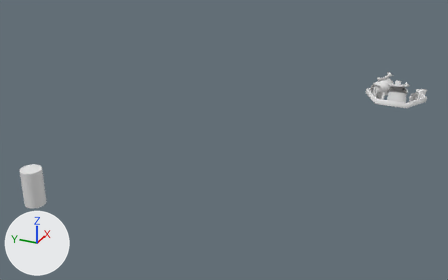
One commit to the Blender file Graphics/Graphics/AdventureObjects.blend: the scene before it, then after it.
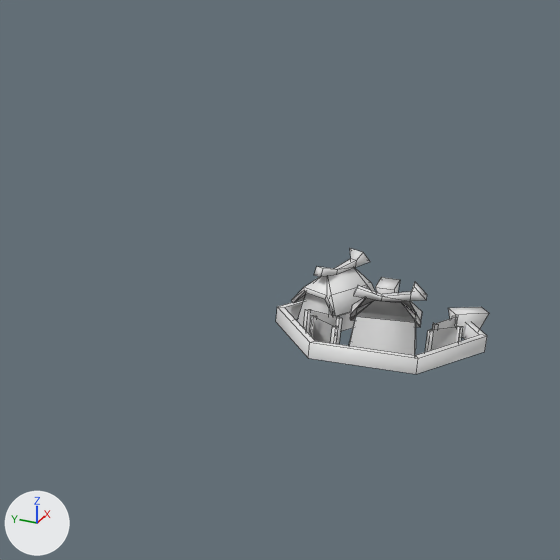
Old and new are each drawn whole from a 50 mm lens placed at (-20.2, -2.79, 7.35), pointed at (-5.54, 3.8, 0.03) and again close up on the part from 64% to 100% of the width and 0% to 58% of the height. The lights are fixed; the arrows at lower left show +X, +Y and +Z. The close-ups show mesh edges as thin lines.

Objects in the first close-up: 'HexCell'.
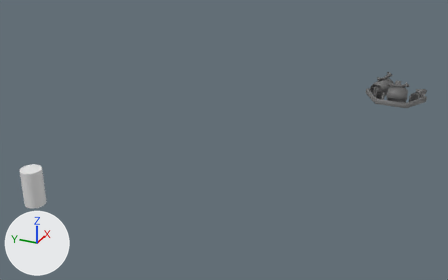
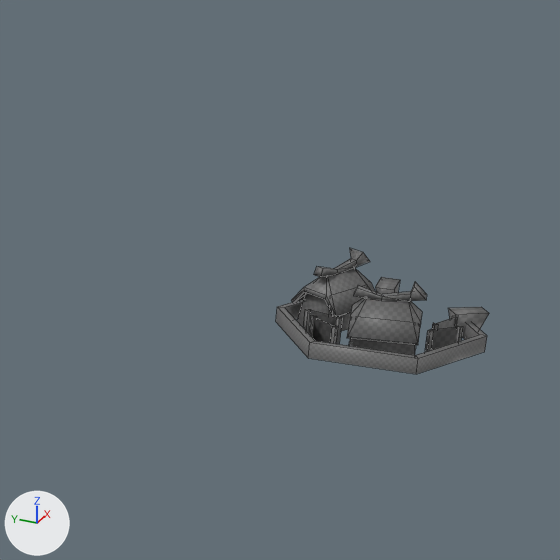
Boxes [x1, y1, x2, y2] around the edits, measured in the close-ups (560 x 560 px; the box of a moved part takes in the faces that stretch with it):
part 1 of me_hexcell, moved or reshaped: before [303, 309, 463, 348]; after [303, 298, 463, 348]
part 2 of me_hexcell, recoloured: [276, 248, 489, 374] in both

The change, as a list of edits to the scene's bpy script:
```text
Add img_uv_checker__jpg:
    img_uv_checker__jpg = load_image('_uv_checker_.jpg', '_unpacked/_uv_checker_.jpg', 3000, 3000, 'sRGB')
Add mat_uv_checker__jpg:
    mat_uv_checker__jpg = principled_material('_uv_checker_.jpg')
    mat_uv_checker__jpg.texture = img_uv_checker__jpg
Change me_hexcell:
    used by ob_hexcell; location = (0.0, 0.0, 0.0)
    remove me_hexcell.from_pydata(...)  # 216 vertices, 163 faces; spans x -0.87..1.0, y -1.0..1.0, z 0.0..0.71
    add me_hexcell.from_pydata(...)  # 220 vertices, 172 faces; spans x -0.87..1.0, y -1.0..1.0, z 0.0..0.71
    me_hexcell part 1
    28 faces are deleted
    4 vertices are added at (-0.67, -0.46, 0.23), (-0.64, -0.46, 0.2), (-0.72, 0.19, 0.2), (-0.75, 0.18, 0.23)
    37 new faces join them
    me_hexcell part 2: 163 faces spanning x -0.87..1.0, y -1.0..1.0, z 0.0..0.71 switch from no material to mat_uv_checker__jpg (picture img_uv_checker__jpg)
```
